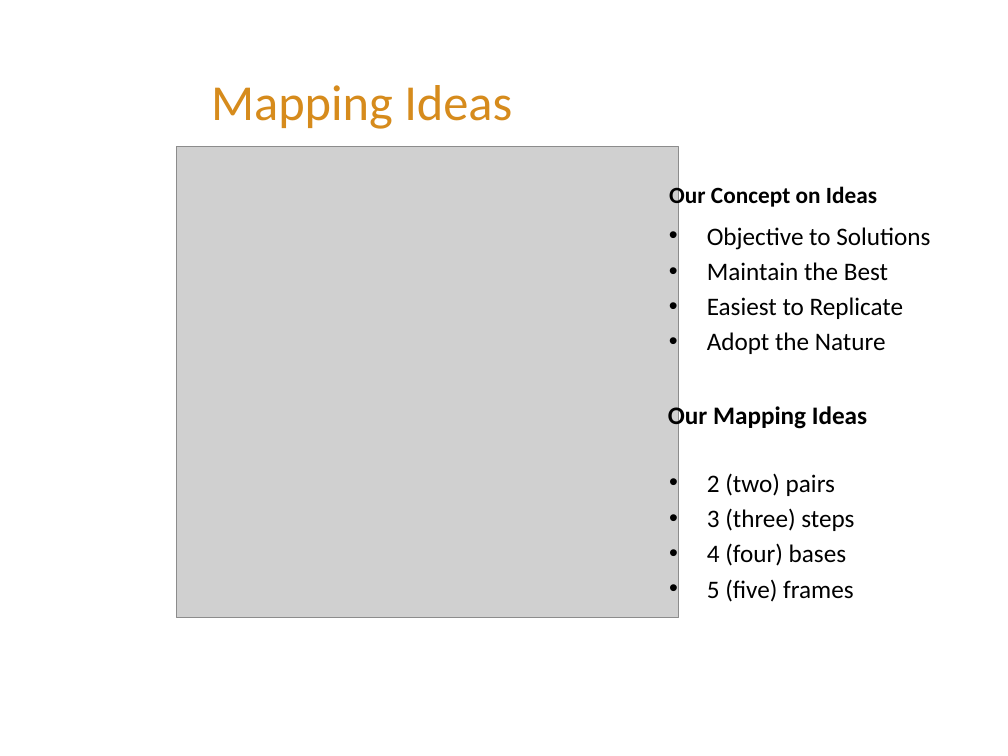
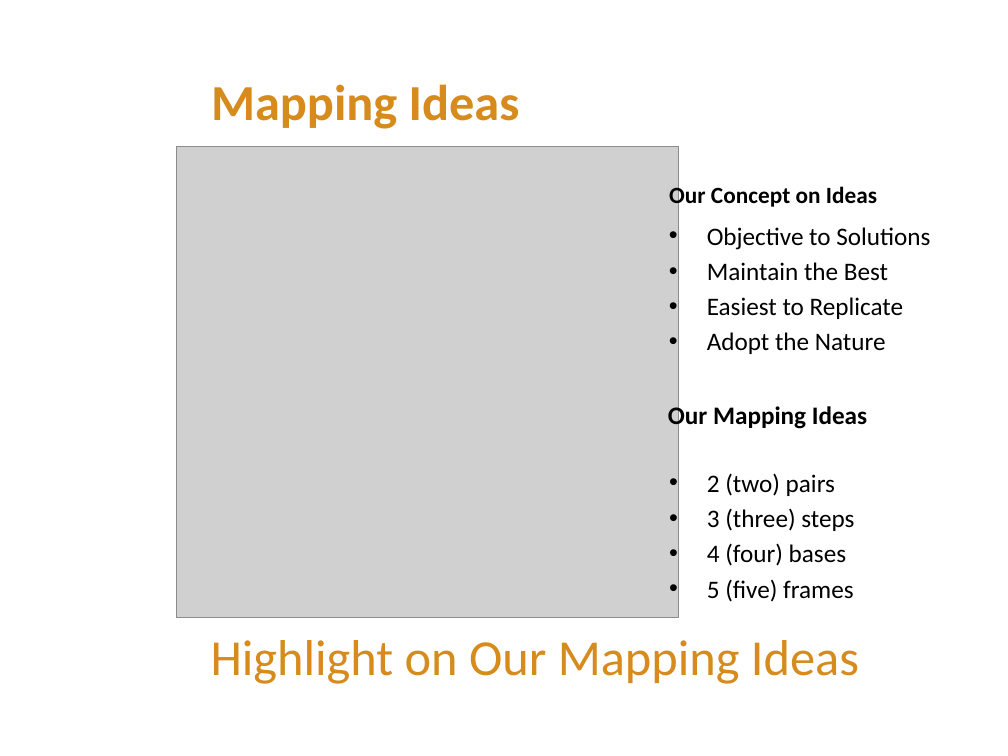
Before and after one commit to FeedMapping/Schema, a slide deck: slide 3 of slide/ppt/Mapping-Out.pptx. Drawn at 1008x756 pixels with LibreOffice and Linux fonts; fonts in the diff are those of the drawing; grey boxes stand for pictures; background and template pictures are left out. Boxes give left, top, right and bottom in pixels: in the first picture for what was removed or moved away, otherwise in the second. Text is boxed around its words. In the diff, an @@ line names an element or a change of style, - is before the commit and + after.

```diff
--- a/slide/ppt/Mapping-Out.pptx
+++ b/slide/ppt/Mapping-Out.pptx
@@ title "Mapping Ideas" at box(211, 84, 520, 129): bold on @@
@@ text added at box(211, 640, 859, 684), 36 pt, text #D68B1C @@
+Highlight on Our Mapping Ideas
```
Also in this commit, not shown: 4 other slides changed, 4 slides added, 1 slide removed.
